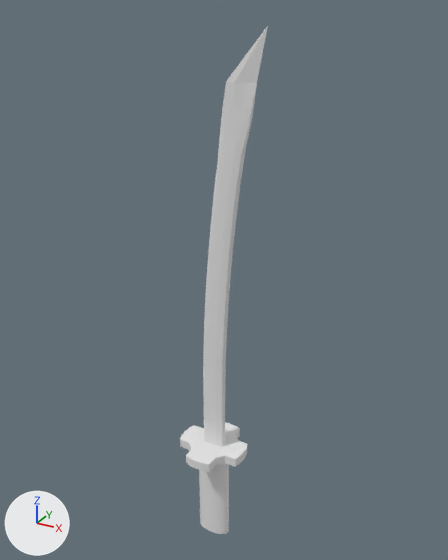
The FBX model COMP2007 Main Assignment/Assets/Models/katana.fbx, before and after one commit.
Before and after are seen from a 50 mm lens placed at (16.1, -24.3, 71.6), pointed at (1.4, 2.4, 58.2). The lights are fixed; the arrows at lower left show +X, +Y and +Z. Where no turn or scale is listed for an object, it has been applied to the vertices.

The first picture shows 'katanaBlade', 'katanaGuard(tsuba)', 'katanaHilt(tsuka)'.
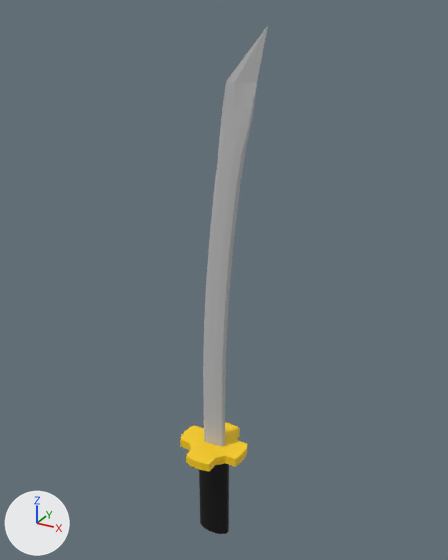
Location of each change, (x1, y1, x2, y2) in pixels of the pictures (448 x 560 px):
'katanaBlade', recoloured: (203, 26, 268, 446) in both
'katanaGuard(tsuba)', recoloured (white to yellow): (180, 422, 248, 472) in both
'katanaHilt(tsuka)', recoloured (grey to black): (199, 463, 229, 534) in both

The edits, one by one:
Picture 'tsubaTextureTest.png' (img_tsubatexturetest_png) is new.
Picture 'tsukaTextureTest.png' (img_tsukatexturetest_png) is new.
Picture 'bladeTextureTest.png' (img_bladetexturetest_png) is new.
Material 'Tsuba' (mat_tsuba) is new.
Its texture is img_tsubatexturetest_png.
Material 'Tsuka' (mat_tsuka) is new.
Its texture is img_tsukatexturetest_png.
Material 'Blade' (mat_blade) is new.
Its texture is img_bladetexturetest_png.
me_plane_002 has 240 vertices, 238 faces and spans x -0.9..2.5, y 0.0..0.5, z -2.7..20.0.
me_plane_002 now uses material mat_blade (picture img_bladetexturetest_png).
me_circle has 64 vertices, 34 faces and spans x -2.0..2.0, y -2.0..2.0, z -0.54..0.0.
me_circle no longer uses material mat_material_001 (white #e7e7e7).
me_circle now uses material mat_tsuba (picture img_tsubatexturetest_png).
me_circle_001 has 96 vertices, 65 faces and spans x -1.0..1.0, y -0.5..0.5, z -6.21..0.0.
me_circle_001 now uses material mat_tsuka (picture img_tsukatexturetest_png).
